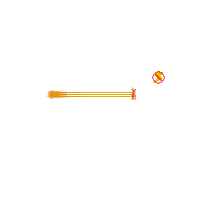
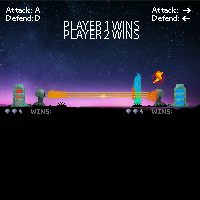
Layers edited between the first and the second 200x200 image:
showed group "dissipate" (1st of 2) (4 layers) over [46, 94, 153, 99]
showed group "turret_hit" (6 layers) over [46, 87, 160, 105]
added group "Instructions" with 5 layers over [6, 7, 191, 39]
added layer "Attack:: Defend:" in group "Instructions" over [152, 7, 179, 21]
added layer "PLAYER 2 WINS" in group "Instructions" over [65, 30, 139, 39]
added layer "PLAYER 1 WINS" in group "Instructions" over [65, 21, 139, 30]
added layer "Layer 7" in group "Instructions" over [182, 8, 191, 21]
added layer "Attack:: A Defend: D" in group "Instructions" over [6, 7, 40, 21]
showed group "Bottom bar copy" (8 layers) over [2, 107, 76, 116]
showed group "Mask copy" (23 layers) over [7, 72, 67, 113]
showed group "Bottom bar" (8 layers) over [123, 107, 197, 116]
showed group "Mask" (17 layers) over [132, 72, 192, 113]
showed "Layer 5" over [0, 0, 200, 129]
showed "Background" over [0, 0, 200, 200]
